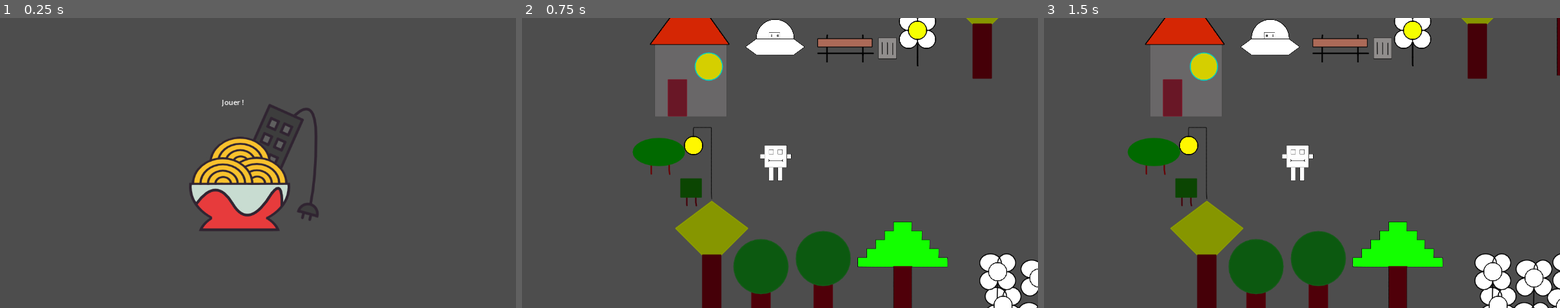
Above: before the commit, frames 1-3 (left to right).
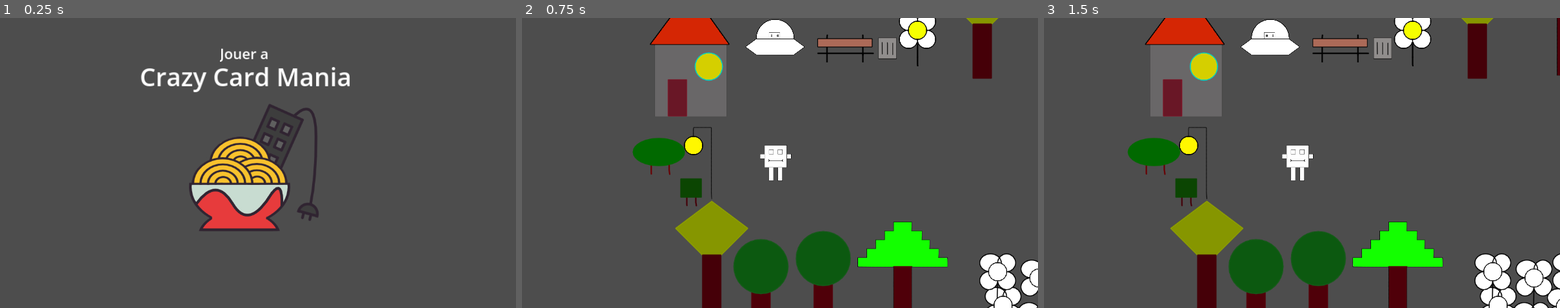
Above: after the commit, the same moments.

Repository: McMaaarty/Crazy-Card-Mania
Game: Godot game, scene res://Scenes/MainMenu.tscn
Two runs of this game, one before a commit and one after it. Both use one fixed random seed, a clock stepped at 60 frames per second and the inputs below.
Inputs (mouse positions are in pixels of both pictures, inside the frame that each line leads up to):
- Up to frame 1 (0.25 s): no input
- Up to frame 2 (0.75 s): click "Jouer !" (after the commit: "Jouer a") at 0.5 s
- Up to frame 3 (1.5 s): tap Enter at 1.25 s; move the mouse to (1415, 148) at 1.27 s; hold Right (ui_right) from 1.28 s (still down); click (1415, 148) at 1.42 s

The runs differ from the first frame. In frame 1, 1.3% of the frame differs, in the area x 27-68%, y 10-31%; in frame 2, nothing differs; in frame 3, nothing differs.

Commit message:
Nom du jeu

Diff:
--- a/Scenes/MainMenu.tscn
+++ b/Scenes/MainMenu.tscn
@@ -22,10 +22,22 @@
 
 [node name="RichTextLabel" type="RichTextLabel" parent="CenterContainer/Button"]
 layout_mode = 0
-offset_left = 83.0
-offset_top = 17.0
-offset_right = 138.0
-offset_bottom = 57.0
-text = "Jouer !"
+offset_left = 79.0
+offset_top = -103.0
+offset_right = 197.0
+offset_bottom = -44.0
+theme_override_font_sizes/normal_font_size = 32
+text = "Jouer a"
+autowrap_mode = 2
+
+[node name="Label" type="Label" parent="CenterContainer/Button"]
+layout_mode = 0
+offset_left = -156.0
+offset_top = -68.0
+offset_right = 429.0
+offset_bottom = -42.0
+theme_override_font_sizes/font_size = 56
+text = "Crazy Card Mania"
+horizontal_alignment = 1
 
 [connection signal="pressed" from="CenterContainer/Button" to="CenterContainer/Button" method="_on_pressed"]
